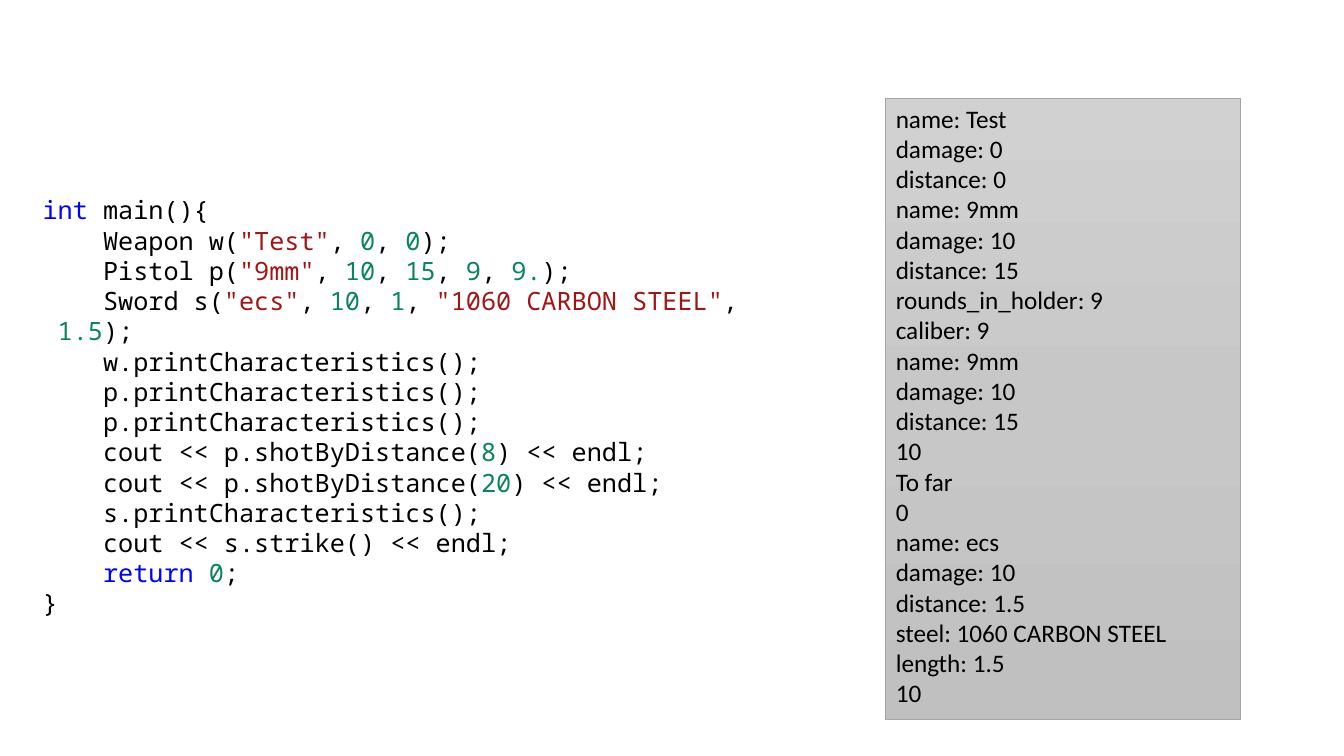
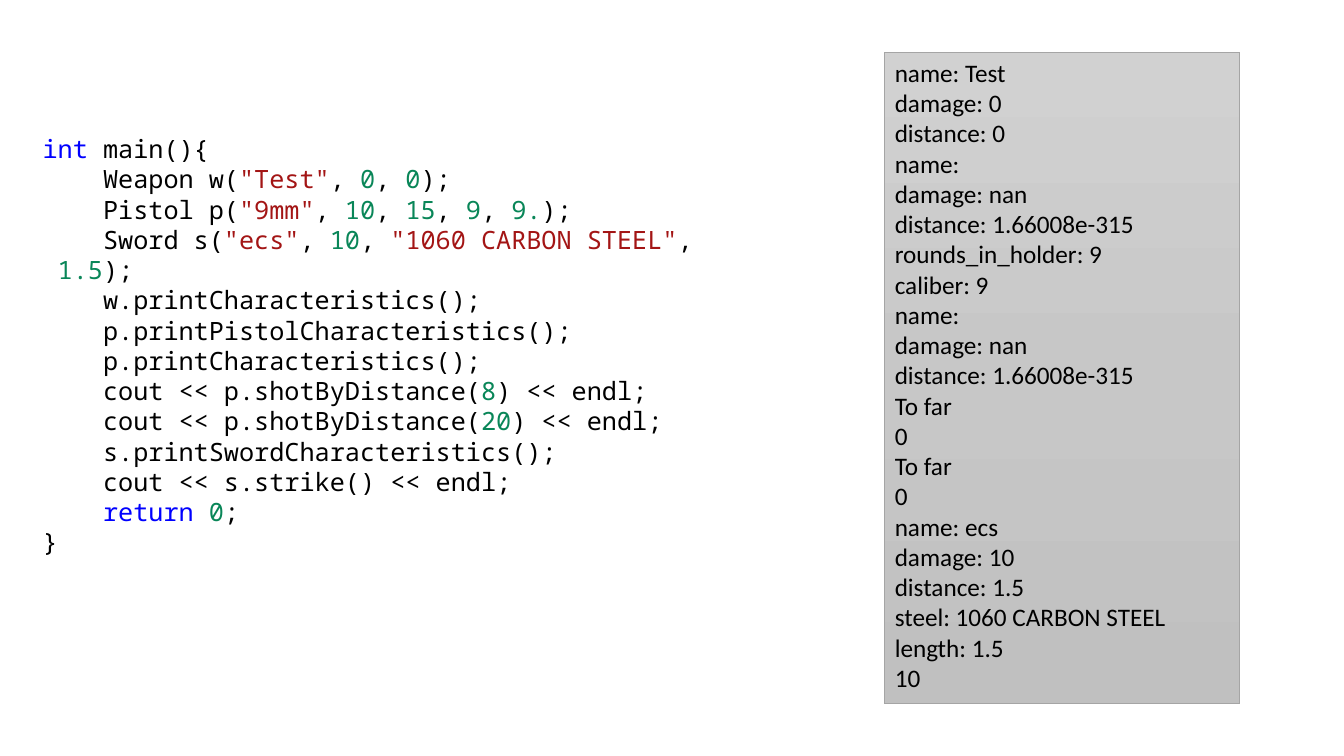
Before and after one commit to MUCTR-IKT-CPP/cpp_course, a slide deck: slide 9 of Lections/5/Классы, инкапсуляция, наследование полиморфизм.pptx. Drawn at 1344x756 pixels with LibreOffice and Linux fonts; fonts in the diff are those of the drawing. Boxes give left, top, right and bottom in pixels: in the first picture for what was removed or moved away, otherwise in the second. Text is boxed around its words. In the diff, an @@ line names an element or a change of style, - is before the commit and + after.

```diff
--- a/Lections/5/Классы, инкапсуляция, наследование полиморфизм.pptx
+++ b/Lections/5/Классы, инкапсуляция, наследование полиморфизм.pptx
@@ rectangle "name: Test": place and size @@
-rectangle "name: Test" at box(886, 98, 1241, 719)
+rectangle "name: Test" at box(885, 52, 1240, 704)
@@ text "int main(){": place and size @@
-text "int main(){" at box(43, 200, 738, 586)
+text "int main(){" at box(43, 139, 693, 525)
@@ text in rectangle at box(895, 160, 1133, 233): text changed @@
-name: 9mm
-damage: 10
-distance: 15
+name:
+damage: nan
+distance: 1.66008e-315
@@ text at box(58, 230, 693, 283): text changed @@
-Sword s("ecs", 10, 1, "1060 CARBON STEEL", 1.5);
+Sword s("ecs", 10, "1060 CARBON STEEL", 1.5);
@@ text at box(103, 321, 572, 346): text changed @@
-p.printCharacteristics();
+p.printPistolCharacteristics();
@@ text in rectangle at box(895, 312, 1133, 445): text changed @@
-name: 9mm
-damage: 10
-distance: 15
-10
+name:
+damage: nan
+distance: 1.66008e-315
+To far
+0
@@ text at box(103, 442, 557, 467): text changed @@
-s.printCharacteristics();
+s.printSwordCharacteristics();
```
Also in this commit, not shown: 6 other slides changed, 2 other files.
